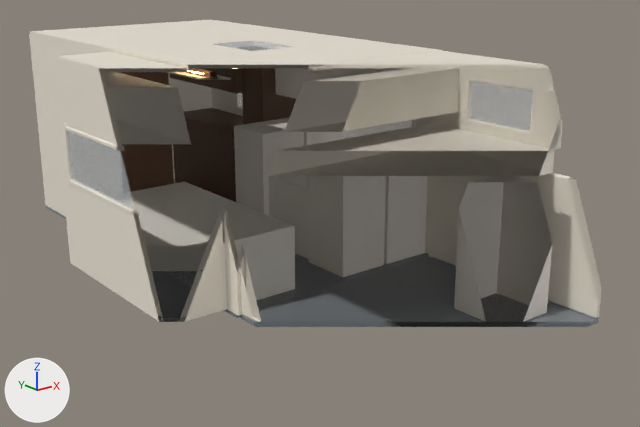
An edit to the Blender file model/rv.blend, drawn before and after from the same camera.
Both versions are drawn from a 50 mm camera at (-4.94, -5.82, 3.05) aimed at (0.14, 0.53, 0.51). Every picture has the same lights, and +X, +Y and +Z are marked at lower left. The first picture is the older version. Everything nearer to the camera than a plane just in front of the edit is cut away.

Names of what the first picture shows: 'alcove_bed', 'alcove_lockers', 'cab_seat_kerb', 'ceiling', 'dinette_chair_aft_in', 'dinette_chair_aft_out', 'dinette_chair_fwd_in', 'dinette_chair_fwd_out', 'dinette_table', 'galley_run', 'lockers_off', 'shell_details', 'slideout_bed', 'slideout_shell', 'wall_off' and 9 more.
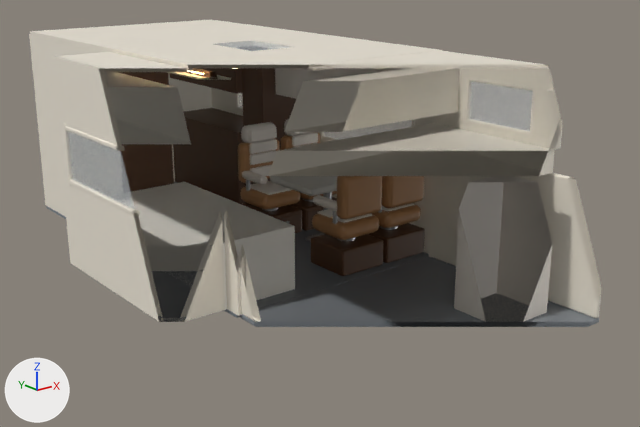
Commit message: feat: model the dinette collection

Changed parts and their boxes [x1, y1, x2, y2] in the pictures (640 x 427 px):
'dinette_chair_fwd_in', reshaped, rescaled (8% narrower)
    before: [308, 176, 386, 277]
    after: [311, 176, 383, 276]
'dinette_chair_aft_in', reshaped, rescaled
    before: [234, 120, 304, 215]
    after: [238, 122, 302, 233]
'dinette_chair_fwd_out', reshaped, rescaled
    before: [384, 176, 428, 264]
    after: [368, 176, 425, 263]
'dinette_table', reshaped, rescaled
    before: [269, 176, 308, 259]
    after: [270, 176, 338, 242]
'dinette_chair_aft_out', rescaled
    before: [277, 117, 345, 146]
    after: [281, 119, 337, 231]

Patch to the scene script:
```diff
--- a/model/rv.blend.py
+++ b/model/rv.blend.py
@@ me_dinette_chair_fwd_in_mesh @@
 # used by ob_dinette_chair_fwd_in; location = (0.33, 0.36, 0.575); scale = (0.52, 0.52, 1.15)
-me_dinette_chair_fwd_in_mesh.from_pydata(...)  # 8 vertices, 6 faces; spans x -0.5..0.5, y -0.5..0.5, z -0.5..0.5
+me_dinette_chair_fwd_in_mesh.from_pydata(...)  # 1488 vertices, 1496 faces; spans x -0.26..0.26, y -0.26..0.26, z -0.575..0.575
+# me_dinette_chair_fwd_in_mesh part 1: 8 vertices removed from x -0.5..0.5, y -0.5..0.5, z -0.5..0.5; 1488 vertices added at x -0.26..0.26, y -0.26..0.26, z -0.575..0.575
 me_dinette_chair_fwd_in_mesh.materials.append(mat_role_upholstery_seat)
+me_dinette_chair_fwd_in_mesh.materials.append(mat_role_wood_cabinet)  # brown #593b24
+me_dinette_chair_fwd_in_mesh.materials.append(mat_role_metal_brushed)  # light grey #b8bdbf
+me_dinette_chair_fwd_in_mesh.materials.append(mat_role_upholstery_bolster)  # brown #b07f52
@@ me_dinette_chair_fwd_out_mesh @@
 # used by ob_dinette_chair_fwd_out; location = (0.89, 0.36, 0.575); scale = (0.52, 0.52, 1.15)
-me_dinette_chair_fwd_out_mesh.from_pydata(...)  # 8 vertices, 6 faces; spans x -0.5..0.5, y -0.5..0.5, z -0.5..0.5
+me_dinette_chair_fwd_out_mesh.from_pydata(...)  # 1488 vertices, 1496 faces; spans x -0.26..0.26, y -0.26..0.26, z -0.575..0.575
+# me_dinette_chair_fwd_out_mesh part 2: 8 vertices removed from x -0.5..0.5, y -0.5..0.5, z -0.5..0.5; 1488 vertices added at x -0.26..0.26, y -0.26..0.26, z -0.575..0.575
 me_dinette_chair_fwd_out_mesh.materials.append(mat_role_upholstery_seat)
+me_dinette_chair_fwd_out_mesh.materials.append(mat_role_wood_cabinet)  # brown #593b24
+me_dinette_chair_fwd_out_mesh.materials.append(mat_role_metal_brushed)  # light grey #b8bdbf
+me_dinette_chair_fwd_out_mesh.materials.append(mat_role_upholstery_bolster)  # brown #b07f52
@@ me_dinette_chair_aft_in_mesh @@
 # used by ob_dinette_chair_aft_in; location = (0.33, 1.62, 0.575); scale = (0.52, 0.52, 1.15)
-me_dinette_chair_aft_in_mesh.from_pydata(...)  # 8 vertices, 6 faces; spans x -0.5..0.5, y -0.5..0.5, z -0.5..0.5
+me_dinette_chair_aft_in_mesh.from_pydata(...)  # 1488 vertices, 1496 faces; spans x -0.26..0.26, y -0.26..0.26, z -0.575..0.575
+# me_dinette_chair_aft_in_mesh part 3: 8 vertices removed from x -0.5..0.5, y -0.5..0.5, z -0.5..0.5; 1488 vertices added at x -0.26..0.26, y -0.26..0.26, z -0.575..0.575
 me_dinette_chair_aft_in_mesh.materials.append(mat_role_upholstery_seat)
+me_dinette_chair_aft_in_mesh.materials.append(mat_role_wood_cabinet)  # brown #593b24
+me_dinette_chair_aft_in_mesh.materials.append(mat_role_metal_brushed)  # light grey #b8bdbf
+me_dinette_chair_aft_in_mesh.materials.append(mat_role_upholstery_bolster)  # brown #b07f52
@@ me_dinette_table_mesh @@
 # used by ob_dinette_table; location = (0.61, 0.99, 0.36); scale = (0.98, 0.7, 0.72)
-me_dinette_table_mesh.from_pydata(...)  # 8 vertices, 6 faces; spans x -0.5..0.5, y -0.5..0.5, z -0.5..0.5
-me_dinette_table_mesh.materials.append(mat_role_upholstery_seat)  # white #e8e0d6
+me_dinette_table_mesh.from_pydata(...)  # 336 vertices, 320 faces; spans x -0.49..0.49, y -0.35..0.35, z -0.358..0.36
+# me_dinette_table_mesh part 4: 8 vertices removed from x -0.5..0.5, y -0.5..0.5, z -0.5..0.5; 336 vertices added at x -0.49..0.49, y -0.35..0.35, z -0.358..0.36
+me_dinette_table_mesh.materials.append(mat_role_worktop)  # light grey #c9c7bf
+me_dinette_table_mesh.materials.append(mat_role_metal_brushed)  # light grey #b8bdbf
@@ ob_dinette_chair_fwd_in @@
 ob_dinette_chair_fwd_in.location = (0.33, 0.36, 0.575)
-ob_dinette_chair_fwd_in.scale = (0.52, 0.52, 1.15)
@@ ob_dinette_chair_fwd_out @@
 ob_dinette_chair_fwd_out.location = (0.89, 0.36, 0.575)
-ob_dinette_chair_fwd_out.scale = (0.52, 0.52, 1.15)
@@ ob_dinette_chair_aft_in @@
 ob_dinette_chair_aft_in.location = (0.33, 1.62, 0.575)
-ob_dinette_chair_aft_in.scale = (0.52, 0.52, 1.15)
@@ ob_dinette_chair_aft_out @@
 ob_dinette_chair_aft_out.location = (0.89, 1.62, 0.575)
-ob_dinette_chair_aft_out.scale = (0.52, 0.52, 1.15)
@@ ob_dinette_table @@
 ob_dinette_table.location = (0.61, 0.99, 0.36)
-ob_dinette_table.scale = (0.98, 0.7, 0.72)
```
